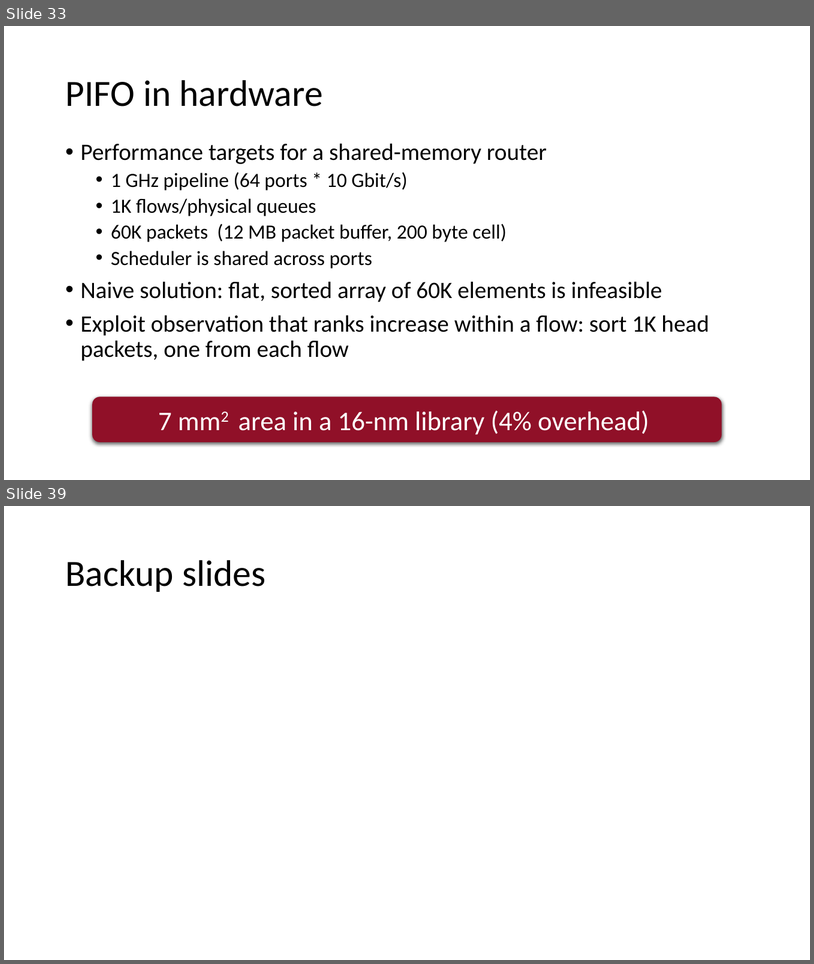
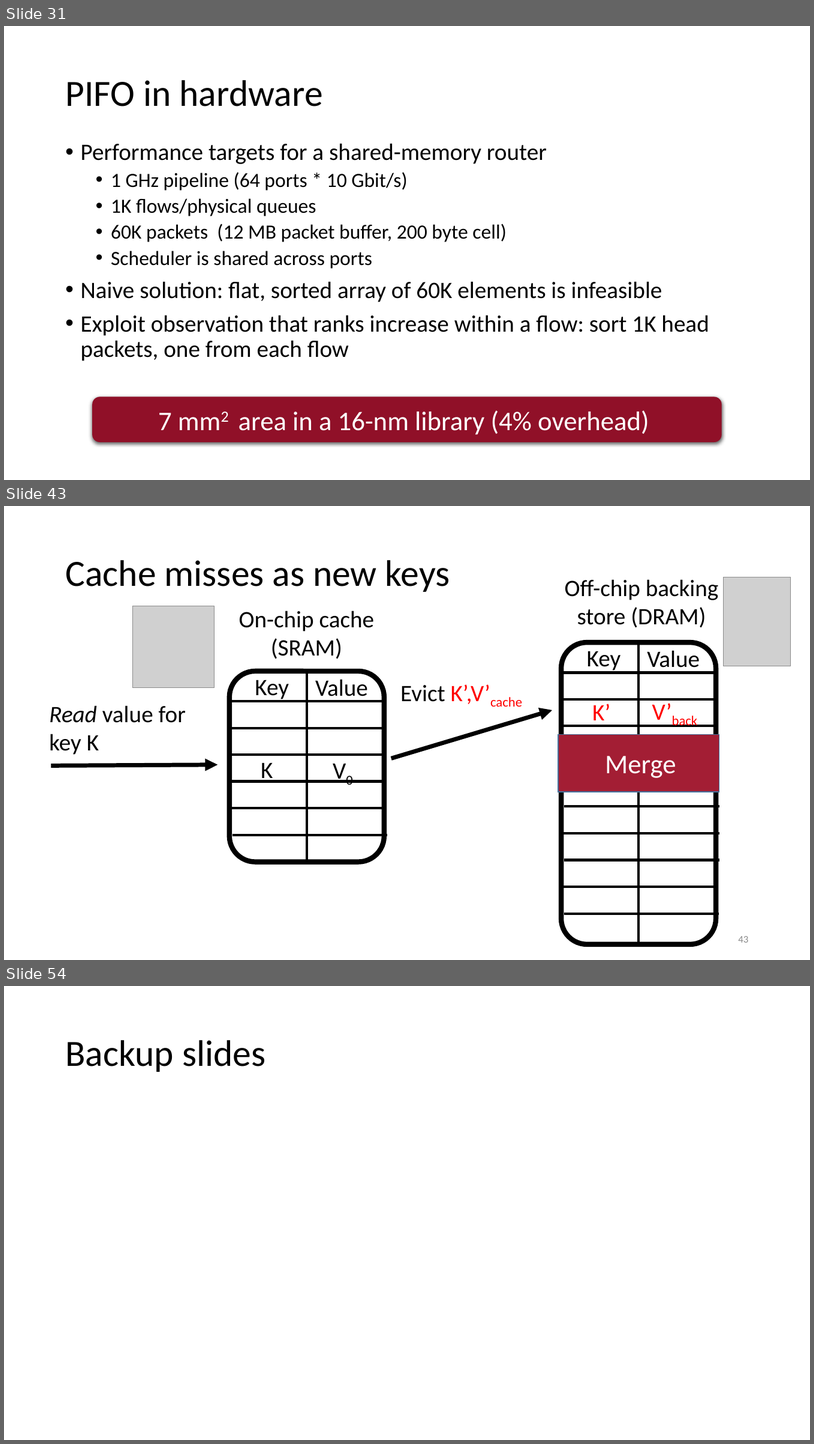
Before and after one commit to anirudhSK/pifo-domino-marple-ppts, a slide deck: uw_talk.pptx. Shown one above the other, each under a label of ours: slides 33 and 39 before the commit, slides 31, 43 and 54 after it; the slides between them are not shown. The pictures are 814x964 and 814x1444 pixels, drawn with LibreOffice and Linux fonts; fonts in the diff are those of the drawing; grey boxes stand for pictures. Boxes give left, top, right and bottom in pixels: in the first picture for what was removed or moved away, otherwise in the second. Text is boxed around its words. In the diff, an @@ line names an element or a change of style, - is before the commit and + after.

```diff
--- a/uw_talk.pptx
+++ b/uw_talk.pptx
@@ slide 43 added at bbox=[4, 506, 810, 960], background #FFFFFF @@
@@ title added at bbox=[65, 560, 450, 592], 44 pt, text #000000 @@
+Cache misses as new keys
@@ picture added at bbox=[724, 577, 791, 666] @@
@@ text added at bbox=[565, 579, 719, 628], 28 pt, text #000000 @@
+Off-chip backing store (DRAM)
@@ picture added at bbox=[133, 606, 215, 687] @@
@@ text added at bbox=[239, 610, 375, 659], 28 pt, text #000000 @@
+On-chip cache (SRAM)
@@ group added at bbox=[561, 642, 720, 944]: 10 lines, 2 texts, 1 rounded rectangle @@
+Key
+Value
@@ text added at bbox=[401, 684, 522, 706], 28 pt, text #FF0000 @@
+Evict K’,V’cache
@@ text added at bbox=[593, 703, 611, 726], 28 pt, text #FF0000 @@
+K’
@@ text added at bbox=[653, 700, 698, 727], 28 pt, text #FF0000 @@
+V’back
@@ text added at bbox=[49, 705, 186, 754], 28 pt, text #000000 @@
+Read value for key K
@@ arrow added from (392, 758) to (552, 710), #000000 5 pt @@
@@ rectangle added at bbox=[559, 734, 720, 792], fill #A31E34, outline #43739E 1 pt @@
@@ text added at bbox=[327, 752, 364, 787], 28 pt, text #000000 @@
+V0
@@ text added at bbox=[605, 756, 677, 778], 32 pt, text #FFFFFF @@
+Merge
@@ arrow added from (51, 766) to (218, 765), #000000 5 pt @@
@@ text added at bbox=[261, 763, 273, 783], 28 pt, text #000000 @@
+K
@@ group added at bbox=[229, 671, 387, 862]: 7 lines, 2 texts, 1 rounded rectangle @@
+Key
+Value
@@ page number added at bbox=[738, 936, 749, 942], 12 pt, text #8C8C8C @@
+43
@@ what was slide 33 is now slide 31 @@
@@ what was slide 39 is now slide 54 @@
```
Also in this commit, not shown: 5 slides changed, 20 other slides added, 2 slides removed.
